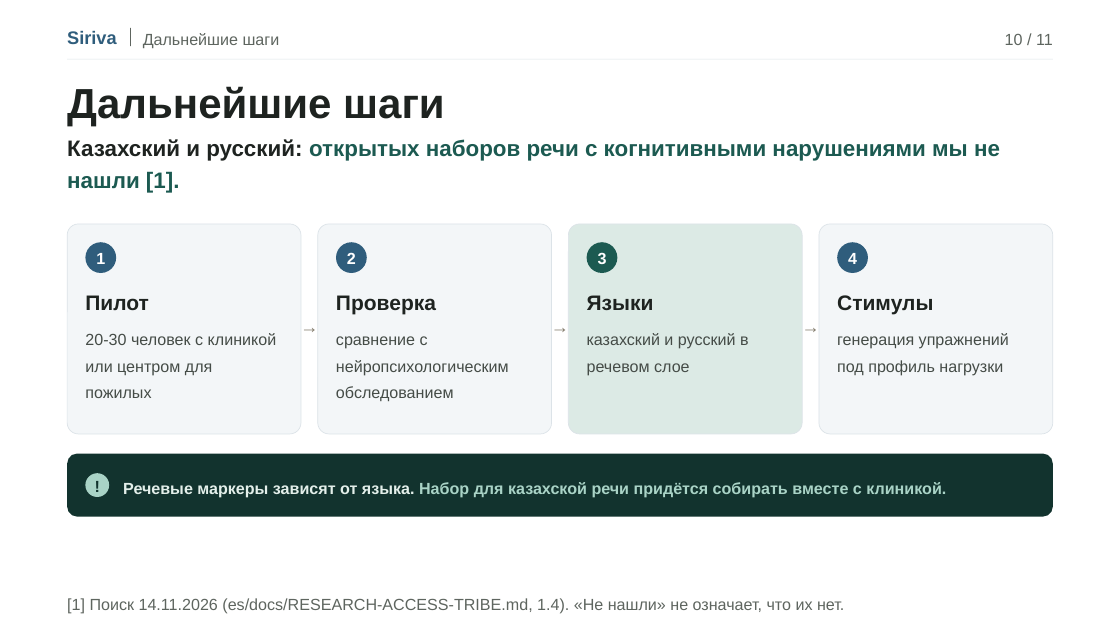
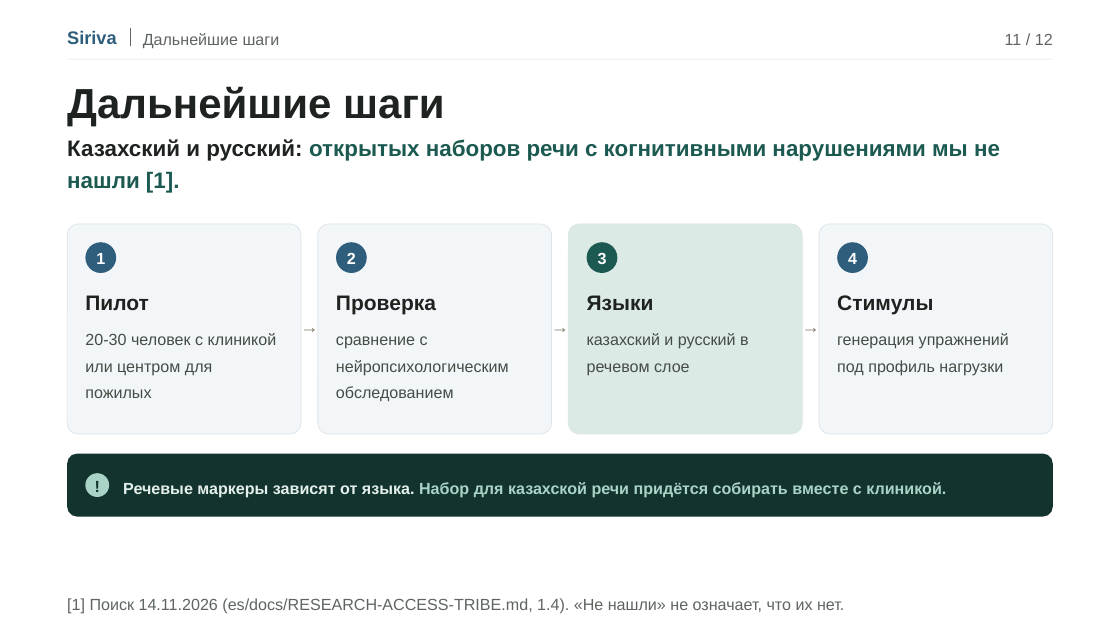
Before and after one commit to shadix23/siriva, a slide deck: slide 11 of pitch/Siriva-pitch.pptx (slide 10 before the commit). Drawn at 1120x630 pixels with LibreOffice and Linux fonts; fonts in the diff are those of the drawing. Boxes give left, top, right and bottom in pixels: in the first picture for what was removed or moved away, otherwise in the second. Text is boxed around its words. In the diff, an @@ line names an element or a change of style, - is before the commit and + after.

```diff
--- a/pitch/Siriva-pitch.pptx
+++ b/pitch/Siriva-pitch.pptx
@@ text at (1005,34,1053,45): text changed @@
-10 / 11
+11 / 12
```
Also in this commit, not shown: 10 other slides changed, 1 slide added, 40 other files.
